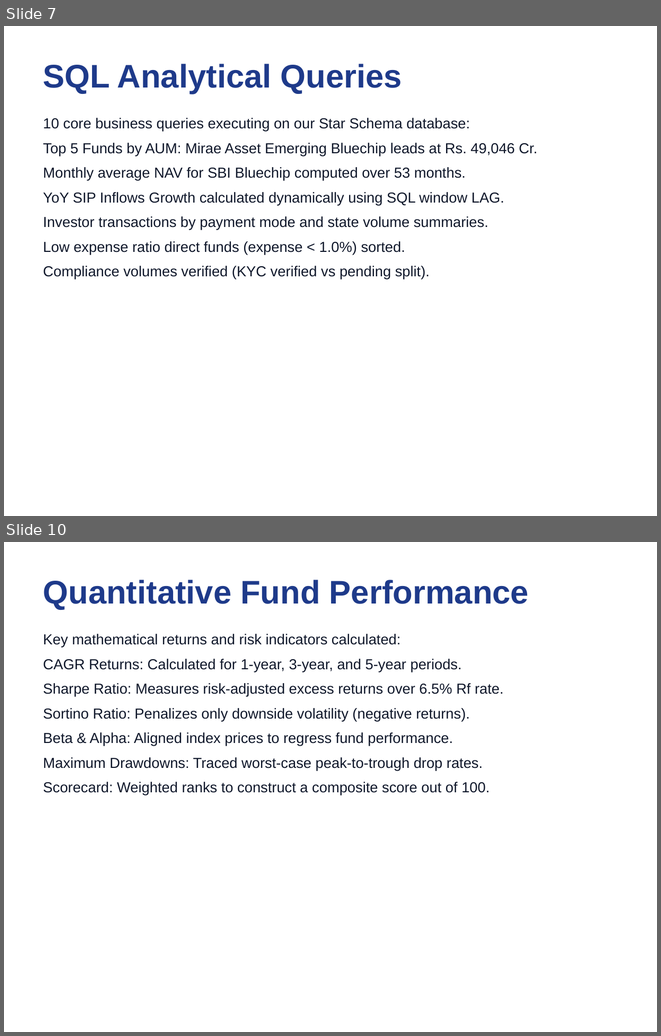
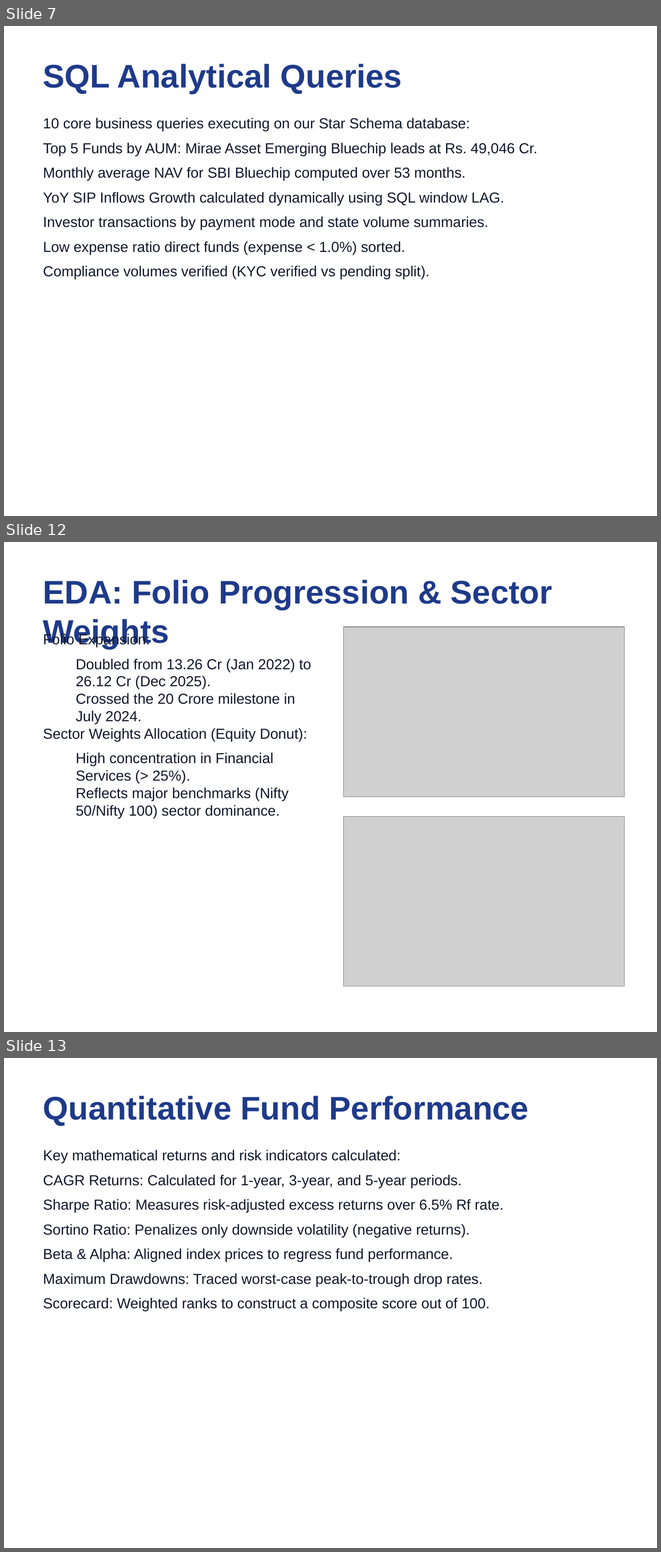
Before and after one commit to vishaalnarigiri/bluestock-mutual-fund-analytics, a slide deck: reports/Presentation.pptx. Shown one above the other, each under a label of ours: slides 7 and 10 before the commit, slides 7, 12 and 13 after it; the slides between them are not shown. The pictures are 661x1036 and 661x1552 pixels, drawn with LibreOffice and Linux fonts; fonts in the diff are those of the drawing; grey boxes stand for pictures. Boxes give left, top, right and bottom in pixels: in the first picture for what was removed or moved away, otherwise in the second. Text is boxed around its words. In the diff, an @@ line names an element or a change of style, - is before the commit and + after.

```diff
--- a/reports/Presentation.pptx
+++ b/reports/Presentation.pptx
@@ slide 12 added at (x1=4, y1=542, x2=657, y2=1032), background #FFFFFF @@
@@ text added at (x1=43, y1=580, x2=553, y2=649), 36 pt, text #1E3A8A, bold @@
+EDA: Folio Progression & Sector Weights
@@ text added at (x1=43, y1=633, x2=311, y2=819), 16 pt, text #0F172A @@
+Folio Expansion:
+  Doubled from 13.26 Cr (Jan 2022) to 26.12 Cr (Dec 2025).
+  Crossed the 20 Crore milestone in July 2024.
+Sector Weights Allocation (Equity Donut):
+  High concentration in Financial Services (> 25%).
+  Reflects major benchmarks (Nifty 50/Nifty 100) sector dominance.
@@ picture added at (x1=344, y1=627, x2=624, y2=796) @@
@@ picture added at (x1=344, y1=816, x2=624, y2=986) @@
@@ what was slide 10 is now slide 13 @@
```
Also in this commit, not shown: 4 other slides added, 2 slides removed, 51 other files.
